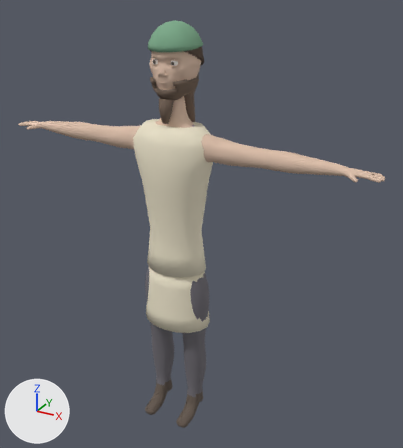
Renders of the glTF model game/assets/people/khemet-m.glb from each side of a commit.
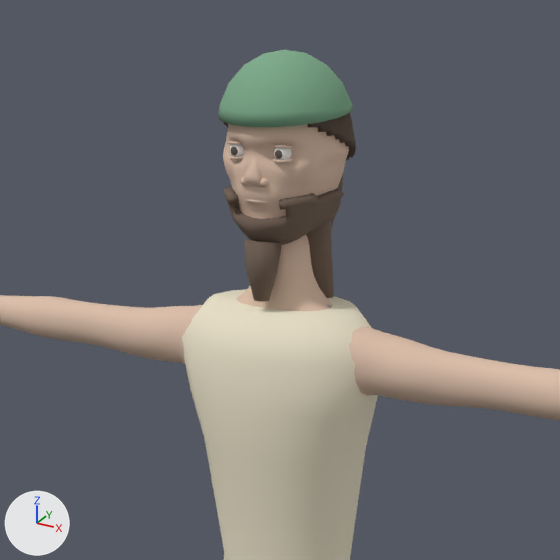
The first picture shows the older version from a 50 mm camera at (1.57, -2.55, 2.65) aimed at (0.1, 0.13, 1.31). The close-ups show the older and then the newer version on the part from 14% to 71% of the width and 0% to 51% of the height of that picture. Only the edits that show in the close-ups are written down. Every picture has the same lights, and +X, +Y and +Z are marked at lower left. Vertices at exactly the same position are counted once.

Objects in the first close-up: 'Beard_full', 'Beard_full_hang', 'Body', 'Dress_1_tunic', 'Hair_knot_cap', 'Hair_long_fall', 'Head', 'Headgear_cap' and 12 more.
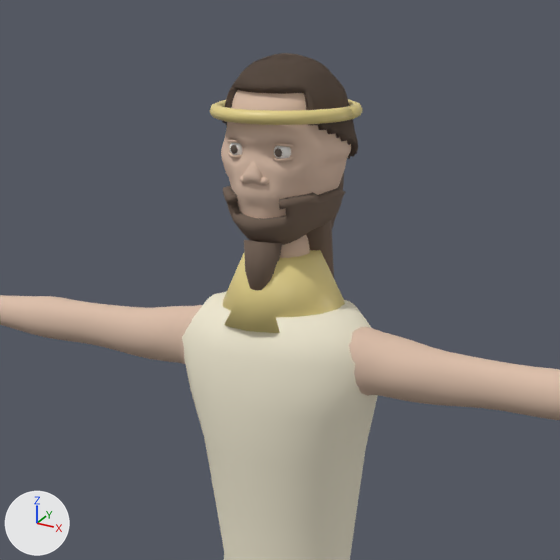
Pixel boxes [x1, y1, x2, y2] of what changed, in the close-ups (560 x 560 px; the box of a moved part takes in the faces that stretch with it):
```json
{"object": "Head", "change": "reshaped", "before": [223, 124, 349, 219], "after": [221, 90, 351, 218]}
{"object": "Headgear_cap", "change": "deleted", "before": [218, 50, 353, 127], "on screen": "green"}
{"object": "Dress_4_collar", "change": "added", "after": [223, 250, 345, 333], "on screen": "yellow"}
{"object": "Headgear_headband", "change": "added", "after": [210, 100, 363, 125], "on screen": "yellow"}
{"part": 2, "of": "me_hair_braid_cap", "change": "moved or reshaped", "after": [222, 53, 358, 159], "on screen": "not visible before"}
{"part": 3, "of": "me_hair_knot_cap", "change": "moved or reshaped", "before": [224, 113, 356, 160], "on screen": "not visible afterwards"}
```

Scene script edits in JSON lines:
```json
{"op": "add", "block": "mat_dress_khemet_metal", "code": ["mat_dress_khemet_metal = principled_material('dress_khemet_metal')", "mat_dress_khemet_metal.base_color = (0.8, 0.66, 0.26)  # yellow #e7d48b", "mat_dress_khemet_metal.roughness = 0.45"]}
{"block": "me_head", "where": "# used by ob_head; location = (0.0, 0.0, 0.0)"}
{"op": "remove", "block": "me_head", "code": "me_head.from_pydata(...)  # 2754 vertices, 5504 faces; spans x -0.131..0.131, y -0.104..0.176, z 2.083..2.431"}
{"op": "add", "block": "me_head", "code": "me_head.from_pydata(...)  # 2754 vertices, 5504 faces; spans x -0.137..0.137, y -0.106..0.178, z 2.083..2.437"}
{"block": "me_head", "change": "me_head part 1: 2577 of 2754 vertices moved; they spanned x -0.131..0.131, y -0.104..0.176, z 2.083..2.431 and now span x -0.137..0.137, y -0.106..0.178, z 2.083..2.437; mean shift (0.0, 0.0, 0.003); largest move (0.131, 0.04, 2.258) -> (0.137, 0.04, 2.261)"}
{"block": "me_hair_braid_cap", "where": "# used by ob_hair_braid_cap; location = (0.0, 0.0, 0.0)"}
{"op": "remove", "block": "me_hair_braid_cap", "code": "me_hair_braid_cap.from_pydata(...)  # 1314 vertices, 2524 faces; spans x -0.141..0.141, y -0.073..0.19, z 2.187..2.445"}
{"op": "add", "block": "me_hair_braid_cap", "code": "me_hair_braid_cap.from_pydata(...)  # 1314 vertices, 2524 faces; spans x -0.146..0.146, y -0.075..0.192, z 2.189..2.451"}
{"block": "me_hair_braid_cap", "change": "me_hair_braid_cap part 2: 1314 of 1314 vertices moved; they spanned x -0.141..0.141, y -0.073..0.19, z 2.187..2.445 and now span x -0.146..0.146, y -0.075..0.192, z 2.189..2.451; mean shift (0.0, 0.001, 0.005)"}
{"block": "me_hair_knot_cap", "where": "# used by ob_hair_knot_cap; location = (0.0, 0.0, 0.0)"}
{"op": "remove", "block": "me_hair_knot_cap", "code": "me_hair_knot_cap.from_pydata(...)  # 1314 vertices, 2524 faces; spans x -0.141..0.141, y -0.073..0.19, z 2.187..2.445"}
{"op": "add", "block": "me_hair_knot_cap", "code": "me_hair_knot_cap.from_pydata(...)  # 1314 vertices, 2524 faces; spans x -0.146..0.146, y -0.075..0.192, z 2.189..2.451"}
{"block": "me_hair_knot_cap", "change": "me_hair_knot_cap part 3: 1314 of 1314 vertices moved; they spanned x -0.141..0.141, y -0.073..0.19, z 2.187..2.445 and now span x -0.146..0.146, y -0.075..0.192, z 2.189..2.451; mean shift (0.0, 0.001, 0.005)"}
{"op": "add", "block": "me_headgear_headband", "code": ["me_headgear_headband = bpy.data.meshes.new('Headgear_headband')", "me_headgear_headband.from_pydata(...)  # 230 vertices, 460 faces; spans x -0.162..0.162, y -0.129..0.201, z 2.324..2.352", "me_headgear_headband.materials.append(mat_dress_khemet_metal)  # yellow #e7d48b"]}
{"op": "add", "block": "me_dress_4_collar", "code": ["me_dress_4_collar = bpy.data.meshes.new('Dress_4_collar')", "me_dress_4_collar.from_pydata(...)  # a 16-sided cut cone along z (radius 0.151 by 0.154 at the low end, 0.085 by 0.088 at the high end) spanning x -0.151..0.151, y -0.144..0.164, z 1.9..2.04", "me_dress_4_collar.materials.append(mat_dress_khemet_metal)  # yellow #e7d48b"]}
{"op": "remove", "block": "ob_headgear_cap", "code": ["ob_headgear_cap = bpy.data.objects.new('Headgear_cap', me_headgear_cap)", "ob_headgear_cap.location = (0.0, 0.0, 0.0)"]}
{"op": "add", "block": "ob_headgear_headband", "code": ["ob_headgear_headband = bpy.data.objects.new('Headgear_headband', me_headgear_headband)", "ob_headgear_headband.location = (0.0, 0.0, 0.0)"]}
{"op": "add", "block": "ob_dress_4_collar", "code": ["ob_dress_4_collar = bpy.data.objects.new('Dress_4_collar', me_dress_4_collar)", "ob_dress_4_collar.location = (0.0, 0.0, 0.0)"]}
```
